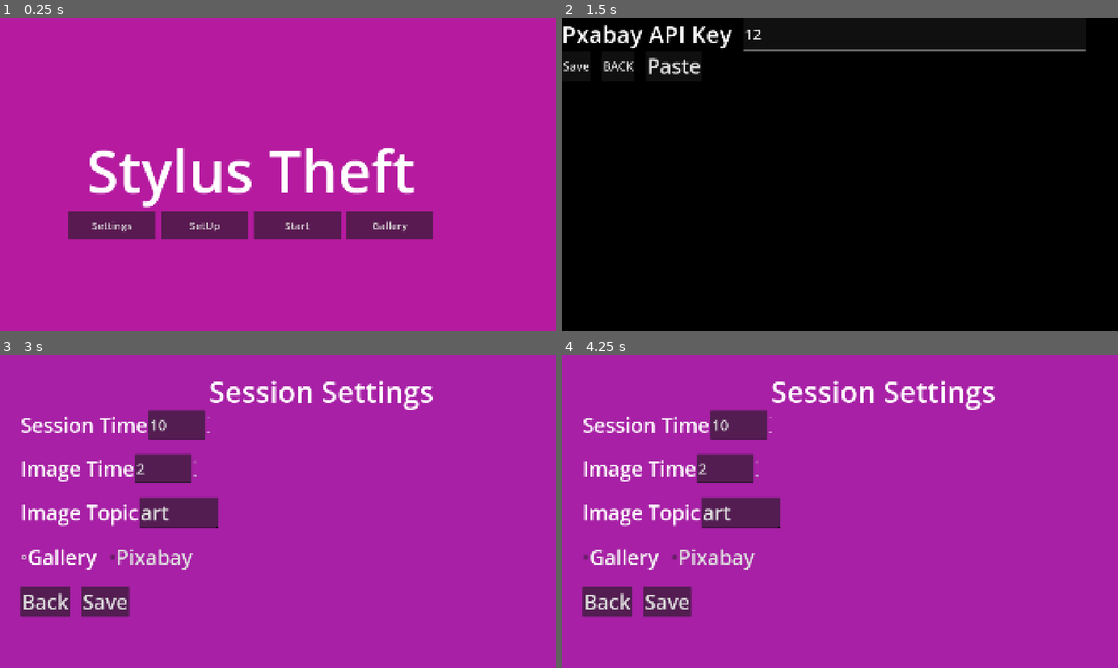
Above: before the commit, frames 1-4 (two rows, left to right).
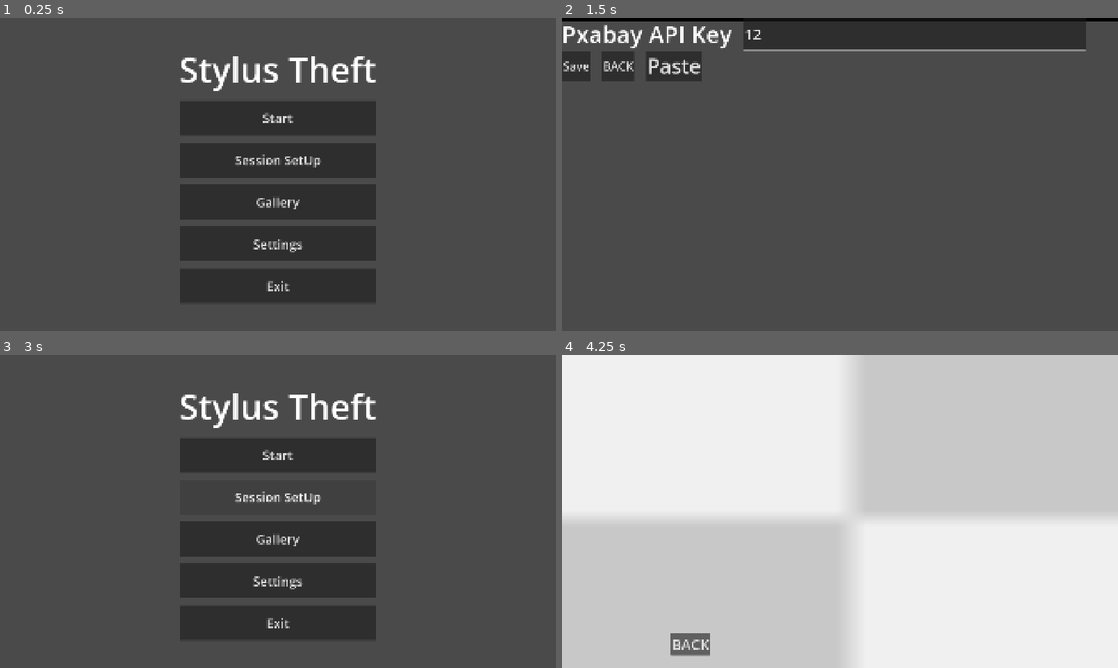
Above: after the commit, the same moments.

Repository: lovetocode/stylusTheft
Game: Godot game, scene res://main.tscn
The game is run twice, just before and just after one commit, with the same random seed, the same clock (stepped at 60 frames per second) and the same inputs. The engine's default icon, where the game draws it, is replaced by a stand-in: a white triangle on a blue panel in a dark square.
Inputs (mouse positions are in pixels of both pictures, inside the frame that each line leads up to):
- Up to frame 1 (0.25 s): no input
- Up to frame 2 (1.5 s): click "Settings" at 0.5 s; click (912, 33) at 1.27 s; type "12" at 1.35 s
- Up to frame 3 (3 s): click "BACK" at 2 s; click "SetUp" (after the commit: "Session SetUp") at 2.75 s
- Up to frame 4 (4.25 s): click "Gallery" at 3.5 s

The runs differ from the first frame. In frame 1, 100% of the frame differs, in the area x 0-100%, y 0-100%; in frame 2, 98%; in frame 3, 100%; in frame 4, 99%.

Commit message:
worked on menus and pixabay loader

Diff:
--- a/stylus-theft/Scripts/main.gd
+++ b/stylus-theft/Scripts/main.gd
@@ -5,15 +5,20 @@
 func _ready() -> void:
 	get_viewport().size_changed.connect(_on_size_change)
 	_on_size_change()
-	$VBoxContainer/CenterContainer/HBoxContainer/setUp.pressed.connect(_on_setup_pressed)
-	$VBoxContainer/CenterContainer/HBoxContainer/Start.pressed.connect(_on_start_pressed)
-	$VBoxContainer/CenterContainer/HBoxContainer/settings.pressed.connect(_on_settings_pressed)
-	$VBoxContainer/CenterContainer/HBoxContainer/Gallery.pressed.connect(_on_gallery_pressed)
+	$CenterContainer/VBoxContainer/HBoxContainer/Start.pressed.connect(_on_setup_pressed)
+	$CenterContainer/VBoxContainer/HBoxContainer/Start.pressed.connect(_on_start_pressed)
+	$CenterContainer/VBoxContainer/HBoxContainer/settings.pressed.connect(_on_settings_pressed)
+	$CenterContainer/VBoxContainer/HBoxContainer/Gallery.pressed.connect(_on_gallery_pressed)
+	$CenterContainer/VBoxContainer/HBoxContainer/Exit.pressed.connect(_on_quit_pressed)
+	$CenterContainer/VBoxContainer/HBoxContainer/Exit. visible = not OS.has_feature("web")
+
 
 func _on_size_change():
 	var vp_size = get_viewport_rect().size
 	$background.size = vp_size
 	$background.position = Vector2.ZERO
+	$CenterContainer.position = Vector2.ZERO
+	$CenterContainer.size = vp_size
 
 func _on_setup_pressed():
 	get_tree().change_scene_to_file("res://sessionsettings.tscn")
@@ -26,3 +31,6 @@
 
 func _on_gallery_pressed():
 	get_tree().change_scene_to_file("res://gallery.tscn")
+
+func _on_quit_pressed() -> void:
+	get_tree().quit()
--- a/stylus-theft/Scripts/pixabay_loader.gd
+++ b/stylus-theft/Scripts/pixabay_loader.gd
@@ -1,51 +1,98 @@
 extends Node2D
 
-const secrets = preload("res://secrets.gd")
+signal image_ready(texture: ImageTexture)
 
 @onready var search_request: HTTPRequest = $SearchRequest
 @onready var image_request: HTTPRequest = $ImageRequest
 
+const CACHE_DIR := "user://pixabay_cache/"
+const CACHE_TARGET_SIZE := 5
 
-signal image_ready(texture: ImageTexture)
+var cached_paths: Array[String] = []
+var is_refilling: bool = false
+var _pending_emit: bool = false   # true = this download should show immediately, not just get cached
 
-# Called when the node enters the scene tree for the first time.
 func _ready() -> void:
 	search_request.request_completed.connect(_on_search_completed)
 	image_request.request_completed.connect(_on_image_completed)
+	DirAccess.make_dir_recursive_absolute(CACHE_DIR)
+	_load_existing_cache()
+
+# On app start, pick up any images left over from last session instead of
+# starting from zero every time.
+func _load_existing_cache() -> void:
+	var dir := DirAccess.open(CACHE_DIR)
+	if dir == null:
+		return
+	dir.list_dir_begin()
+	var file_name := dir.get_next()
+	while file_name != "":
+		if file_name.ends_with(".jpg"):
+			cached_paths.append(CACHE_DIR + file_name)
+		file_name = dir.get_next()
+	dir.list_dir_end()
 
 func search_and_load(query: String) -> void:
-	var encoded_query: String = query.uri_encode()
-	var url: String = "https://pixabay.com/api/?key=%s&q=%s&image_type=photo&per_page=20" % [SessionConfig.pixabay_api_key, encoded_query]
+	if cached_paths.size() > 0:
+		# instant path — no network wait at all
+		var path: String = cached_paths.pop_front()
+		_emit_texture_from_path(path)
+	else:
+		# cache is empty (first run, or internet's been out a while) —
+		# fall back to a live fetch so the user isn't stuck on a blank screen
+		_pending_emit = true
+		_fetch_one(query)
+	_refill_cache(query)
+
+func _emit_texture_from_path(path: String) -> void:
+	var file := FileAccess.open(path, FileAccess.READ)
+	if file == null:
+		return
+	var bytes := file.get_buffer(file.get_length())
+	file.close()
+	var image := Image.new()
+	if image.load_jpg_from_buffer(bytes) == OK:
+		image_ready.emit(ImageTexture.create_from_image(image))
+	DirAccess.remove_absolute(path)   # used it — don't show the same one twice
+
+func _refill_cache(query: String) -> void:
+	if is_refilling or cached_paths.size() >= CACHE_TARGET_SIZE:
+		return
+	is_refilling = true
+	_pending_emit = false
+	_fetch_one(query)
+
+func _fetch_one(query: String) -> void:
+	var url := "https://pixabay.com/api/?key=%s&q=%s&image_type=photo&per_page=20" % [SessionConfig.PIXABAY_API_KEY, query.uri_encode()]
 	search_request.request(url)
 
-func _on_search_completed(result: int, response_code: int, headers:PackedStringArray, body: PackedByteArray) -> void:
-	if response_code != 200:
-		push_error("pixabay search failed with code: " + str(response_code))
+func _on_search_completed(result, response_code, headers, body) -> void:
+	if response_code == 429 or response_code != 200:
+		is_refilling = false
 		return
-	var json_string: String = body.get_string_from_utf8()
-	var parsed = JSON.parse_string(json_string)
+	var json := JSON.new()
+	if json.parse(body.get_string_from_utf8()) != OK:
+		is_refilling = false
+		return
+	var hits: Array = json.get_data().get("hits", [])
+	if hits.is_empty():
+		is_refilling = false
+		return
+	var hit = hits[randi() % hits.size()]
+	image_request.request(hit["webformatURL"])
 
-	if parsed == null or not parsed.has("hits") or parsed["hits"].is_empty():
-		push_warning("No pixabay results for that search.")
-		return
-	var hits: Array = parsed["hits"]
-	var chosen = hits[randi() % hits.size()]
-
-	var image_url: String = chosen["webformatURL"]
-
-	image_request.request(image_url)
-
-func _on_image_completed(result:int, response_code:int, headers: PackedStringArray, body: PackedByteArray):
-	if response_code != 200:
-		push_error("Image failed to download with code: " + str(response_code))
-		return
-
-	var image:Image = Image.new()
-	var error: int = image.load_jpg_from_buffer(body)
-
-	if error != OK:
-		push_warning("Failed to decode downloaded image.")
-		return
-
-	var texture: ImageTexture = ImageTexture.create_from_image(image)
-	image_ready.emit(texture)
+func _on_image_completed(result, response_code, headers, body) -> void:
+	if _pending_emit:
+		var image := Image.new()
+		if image.load_jpg_from_buffer(body) == OK:
+			image_ready.emit(ImageTexture.create_from_image(image))
+	else:
+		var path := CACHE_DIR + "img_%d.jpg" % Time.get_ticks_msec()
+		var file := FileAccess.open(path, FileAccess.WRITE)
+		if file:
+			file.store_buffer(body)
+			file.close()
+			cached_paths.append(path)
+	is_refilling = false
+	if cached_paths.size() < CACHE_TARGET_SIZE:
+		_refill_cache(SessionConfig.pixabay_query)
--- a/stylus-theft/main.tscn
+++ b/stylus-theft/main.tscn
@@ -4,63 +4,68 @@
 
 [node name="Main" type="Node2D" unique_id=21034503]
 script = ExtResource("1_ig7tw")
+metadata/_edit_vertical_guides_ = [-2125.0]
 
 [node name="background" type="ColorRect" parent="." unique_id=1537605044]
-offset_right = 1738.0
-offset_bottom = 1033.0
-color = Color(0.7083334, 0.103298604, 0.62325037, 1)
+offset_right = 1919.0
+offset_bottom = 1085.0
+color = Color(0.2890625, 0.28830972, 0.28830972, 1)
 
-[node name="VBoxContainer" type="VBoxContainer" parent="." unique_id=261851295]
+[node name="CenterContainer" type="CenterContainer" parent="." unique_id=653639636]
 anchors_preset = 15
 anchor_right = 1.0
 anchor_bottom = 1.0
-offset_left = -630.0
-offset_top = -188.5
-offset_right = 2364.0
-offset_bottom = 1344.0
 grow_horizontal = 2
 grow_vertical = 2
+offset_transform_enabled = true
+
+[node name="VBoxContainer" type="VBoxContainer" parent="CenterContainer" unique_id=261851295]
+layout_mode = 2
 size_flags_horizontal = 4
 size_flags_vertical = 4
 alignment = 1
 
-[node name="AppName" type="Label" parent="VBoxContainer" unique_id=1769973156]
+[node name="HBoxContainer" type="VBoxContainer" parent="CenterContainer/VBoxContainer" unique_id=903249348]
+clip_contents = true
 layout_mode = 2
-theme_override_font_sizes/font_size = 200
+theme_override_constants/separation = 25
+
+[node name="AppName" type="Label" parent="CenterContainer/VBoxContainer/HBoxContainer" unique_id=1769973156]
+layout_mode = 2
+theme_override_font_sizes/font_size = 120
 text = "Stylus Theft"
 horizontal_alignment = 1
 vertical_alignment = 1
 
-[node name="CenterContainer" type="CenterContainer" parent="VBoxContainer" unique_id=653639636]
+[node name="Start" type="Button" parent="CenterContainer/VBoxContainer/HBoxContainer" unique_id=141608209]
+custom_minimum_size = Vector2(500, 120)
 layout_mode = 2
-offset_transform_enabled = true
+theme_override_font_sizes/font_size = 44
+text = "Start"
 
-[node name="HBoxContainer" type="HBoxContainer" parent="VBoxContainer/CenterContainer" unique_id=858885004]
+[node name="setUp" type="Button" parent="CenterContainer/VBoxContainer/HBoxContainer" unique_id=281287484]
+custom_minimum_size = Vector2(500, 120)
+layout_mode = 2
+theme_override_font_sizes/font_size = 44
+text = "Session SetUp
+"
+
+[node name="Gallery" type="Button" parent="CenterContainer/VBoxContainer/HBoxContainer" unique_id=295379659]
+custom_minimum_size = Vector2(500, 120)
 clip_contents = true
 layout_mode = 2
-theme_override_constants/separation = 20
+theme_override_font_sizes/font_size = 44
+text = "Gallery"
 
-[node name="settings" type="Button" parent="VBoxContainer/CenterContainer/HBoxContainer" unique_id=672868208]
-custom_minimum_size = Vector2(300, 100)
+[node name="settings" type="Button" parent="CenterContainer/VBoxContainer/HBoxContainer" unique_id=672868208]
+custom_minimum_size = Vector2(500, 120)
 layout_mode = 2
-theme_override_font_sizes/font_size = 36
+theme_override_font_sizes/font_size = 44
 text = "Settings"
 
-[node name="setUp" type="Button" parent="VBoxContainer/CenterContainer/HBoxContainer" unique_id=281287484]
-custom_minimum_size = Vector2(300, 100)
+[node name="Exit" type="Button" parent="CenterContainer/VBoxContainer/HBoxContainer" unique_id=24192001]
+custom_minimum_size = Vector2(500, 120)
 layout_mode = 2
-theme_override_font_sizes/font_size = 36
-text = "SetUp
+theme_override_font_sizes/font_size = 44
+text = "Exit
 "
-
-[node name="Start" type="Button" parent="VBoxContainer/CenterContainer/HBoxContainer" unique_id=141608209]
-custom_minimum_size = Vector2(300, 100)
-layout_mode = 2
-theme_override_font_sizes/font_size = 36
-text = "Start"
-
-[node name="Gallery" type="Button" parent="VBoxContainer/CenterContainer/HBoxContainer" unique_id=295379659]
-custom_minimum_size = Vector2(300, 100)
-layout_mode = 2
-theme_override_font_sizes/font_size = 36
-text = "Gallery"
--- a/stylus-theft/sessionsettings.tscn
+++ b/stylus-theft/sessionsettings.tscn
@@ -16,7 +16,7 @@
 offset_top = 7.0
 offset_right = 2260.0
 offset_bottom = 1103.0
-color = Color(0.65625, 0.124755874, 0.6479454, 1)
+color = Color(0.2901961, 0.2901961, 0.2901961, 1)
 
 [node name="Settings" type="Label" parent="." unique_id=344986912]
 offset_left = 722.0
--- a/stylus-theft/settings.tscn
+++ b/stylus-theft/settings.tscn
@@ -4,6 +4,13 @@
 
 [node name="Settings" type="Node2D" unique_id=562345225]
 script = ExtResource("1_x2hje")
+
+[node name="ColorRect" type="ColorRect" parent="." unique_id=754365958]
+offset_left = -60.0
+offset_top = 12.0
+offset_right = 1949.0
+offset_bottom = 1149.0
+color = Color(0.2901961, 0.2901961, 0.2901961, 1)
 
 [node name="VBoxContainer" type="VBoxContainer" parent="." unique_id=327181902]
 offset_right = 1810.0
@@ -20,6 +27,7 @@
 
 [node name="PixabayLineEdit" type="LineEdit" parent="VBoxContainer/HBoxContainer" unique_id=987085340]
 layout_mode = 2
+theme_override_colors/selection_color = Color(0.10416669, 0.09141712, 0.09141712, 1)
 theme_override_constants/minimum_character_width = 25
 theme_override_font_sizes/font_size = 50
 
